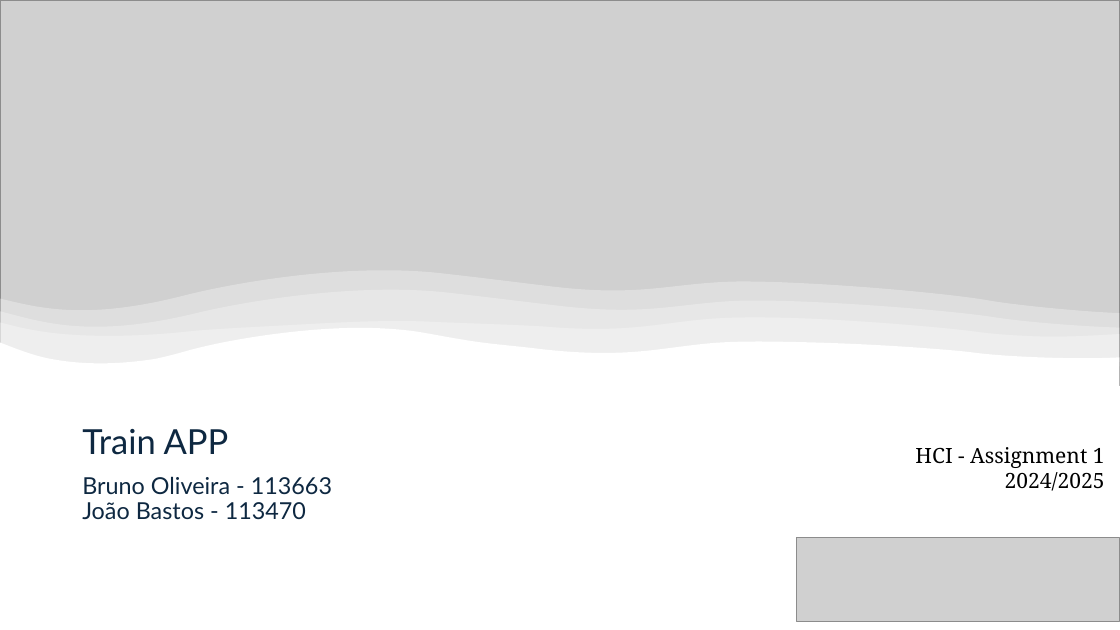
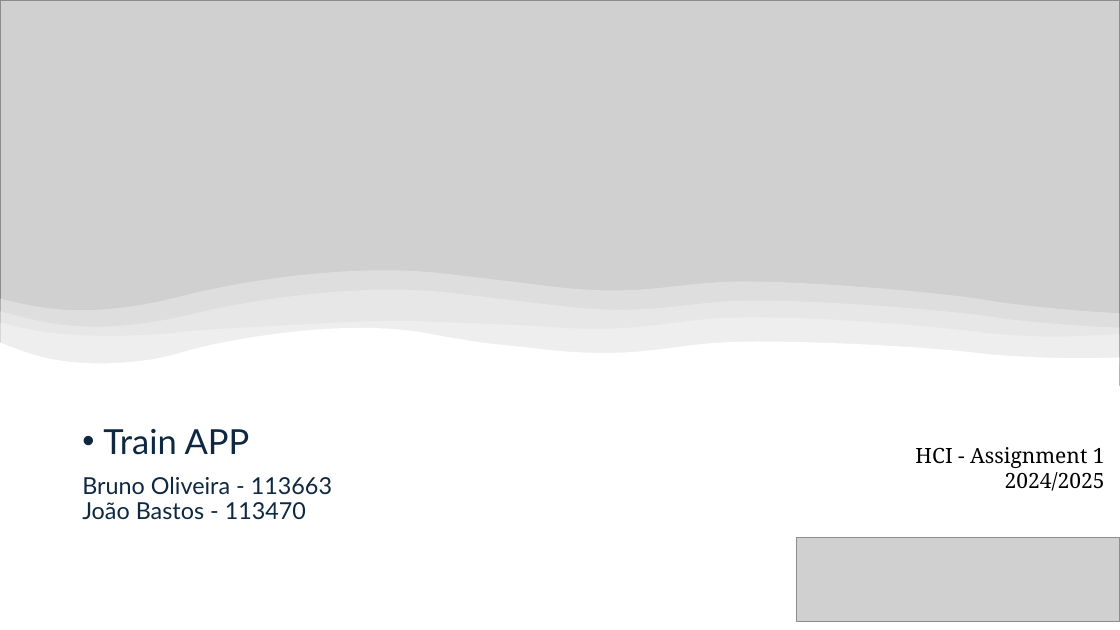
Before and after one commit to JoaoBastos023/HCI-CP-Logbook, a slide deck: slide 1 of presentation_1/Presentation1.pptx. Drawn at 1120x630 pixels with LibreOffice and Linux fonts; fonts in the diff are those of the drawing; grey boxes stand for pictures. Boxes give left, top, right and bottom in pixels: in the first picture for what was removed or moved away, otherwise in the second. Text is boxed around its words. In the diff, an @@ line names an element or a change of style, - is before the commit and + after.

```diff
--- a/presentation_1/Presentation1.pptx
+++ b/presentation_1/Presentation1.pptx
@@ subtitle "Train APP" at bbox=[103, 429, 250, 455]: bullet none to • @@
```
Also in this commit, not shown: 6 other slides changed, 1 slide removed.
